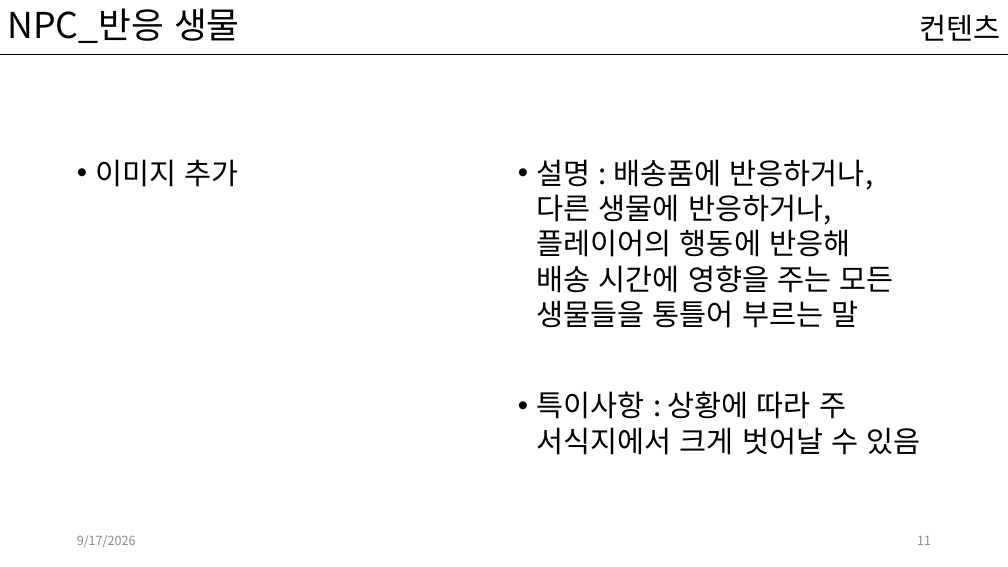
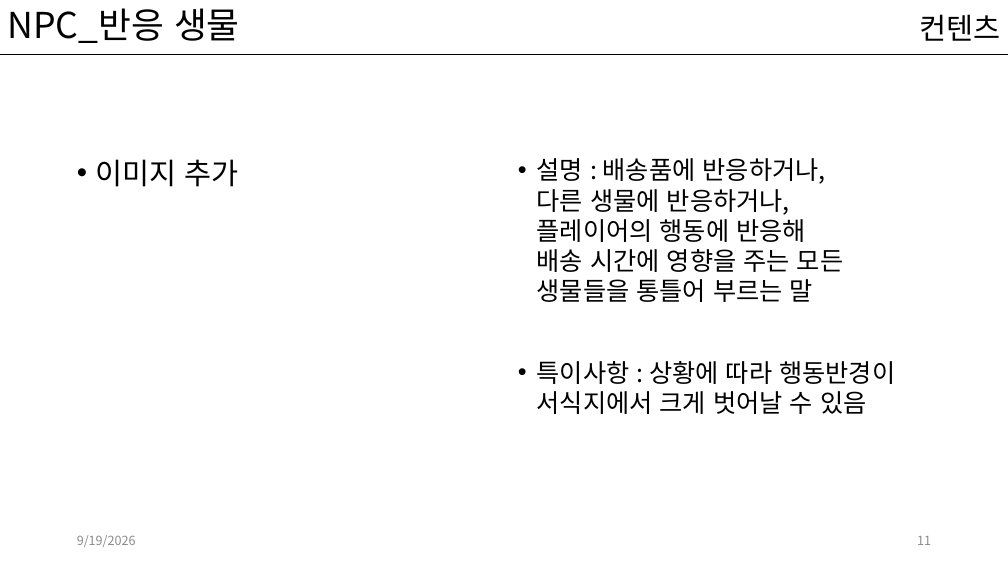
Before and after one commit to kwakyerin/2026_Graduation_Project, a slide deck: slide 11 of documents/HyunahKwon/design/designing/배트와 달트_기획서.pptx. Drawn at 1008x567 pixels with LibreOffice and Linux fonts; fonts in the diff are those of the drawing. Boxes give left, top, right and bottom in pixels: in the first picture for what was removed or moved away, otherwise in the second. Text is boxed around its words. In the diff, an @@ line names an element or a change of style, - is before the commit and + after.

```diff
--- a/documents/HyunahKwon/design/designing/배트와 달트_기획서.pptx
+++ b/documents/HyunahKwon/design/designing/배트와 달트_기획서.pptx
@@ text at <box>537,158,843,302</box>: size 28 to 24 pt in "설명 : 배송품에 반응하거나, 다른 생물에 반응하거나, ..." @@
@@ text at <box>537,361,895,414</box>: text changed; size 28 to 24 pt @@
-• 특이사항 : 상황에 따라 주 서식지에서 크게 벗어날 수 있음
+• 특이사항 : 상황에 따라 행동반경이
+  서식지에서 크게 벗어날 수 있음
@@ text at <box>77,535,136,547</box>: text changed @@
-9/17/2026
+9/19/2026
```
Also in this commit, not shown: 14 other slides changed, 1 slide added.
